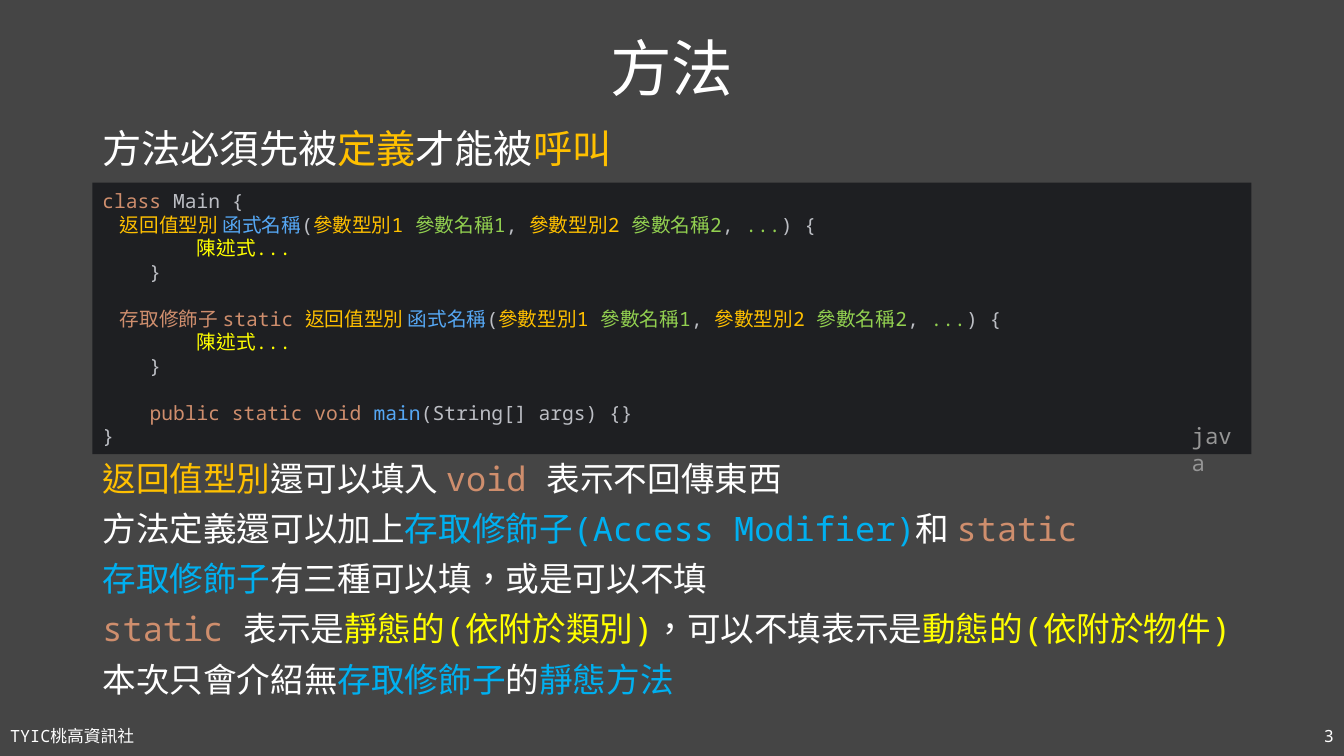
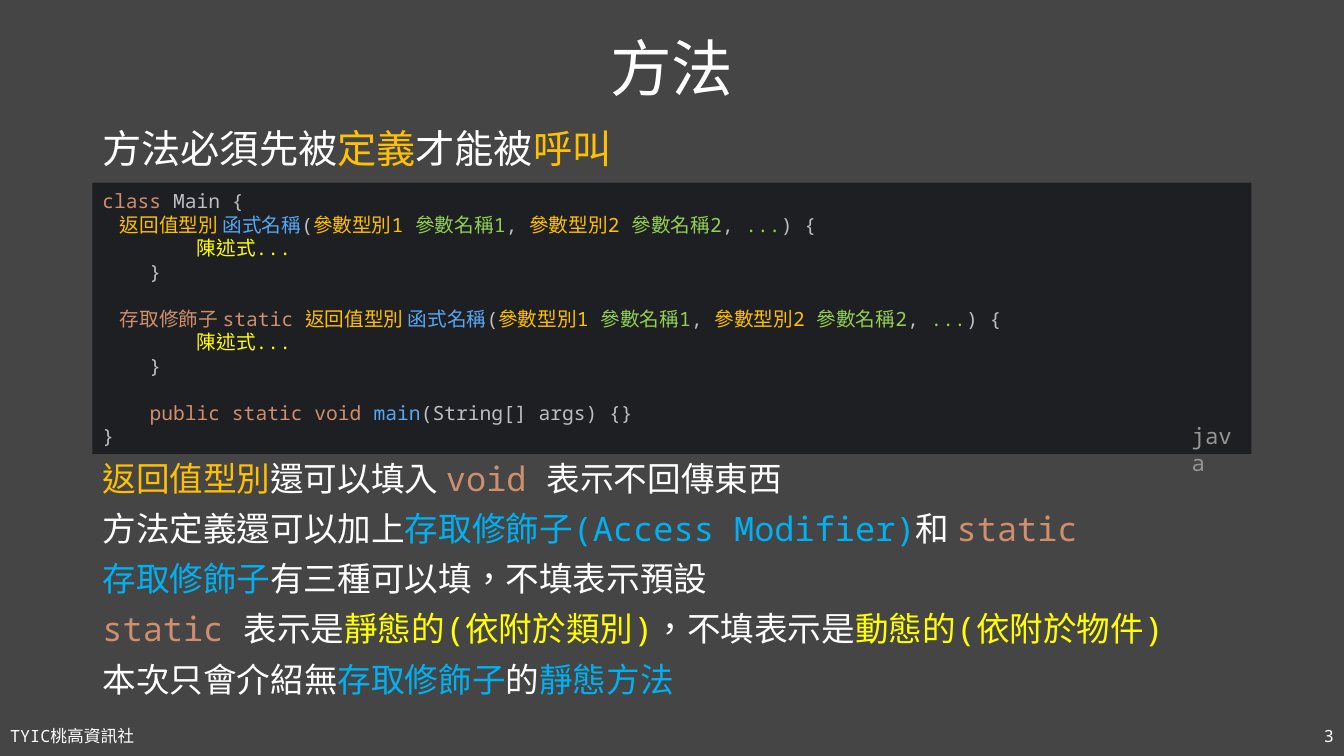
Before and after one commit to TYSHIC/slides, a slide deck: slide 3 of powerpoint/07_方法和全域變數.pptx. Drawn at 1344x756 pixels with LibreOffice and Linux fonts; fonts in the diff are those of the drawing. Boxes give left, top, right and bottom in pixels: in the first picture for what was removed or moved away, otherwise in the second. Text is boxed around its words. In the diff, an @@ line names an element or a change of style, - is before the commit and + after.

```diff
--- a/powerpoint/07_方法和全域變數.pptx
+++ b/powerpoint/07_方法和全域變數.pptx
@@ text at <box>102,562,1165,647</box>: text changed @@
-存取修飾子有三種可以填，或是可以不填
-static 表示是靜態的(依附於類別)，可以不填表示是動態的(依附於物件)
+存取修飾子有三種可以填，不填表示預設
+static 表示是靜態的(依附於類別)，不填表示是動態的(依附於物件)
```
Also in this commit, not shown: 2 other slides changed, 3 other files.
